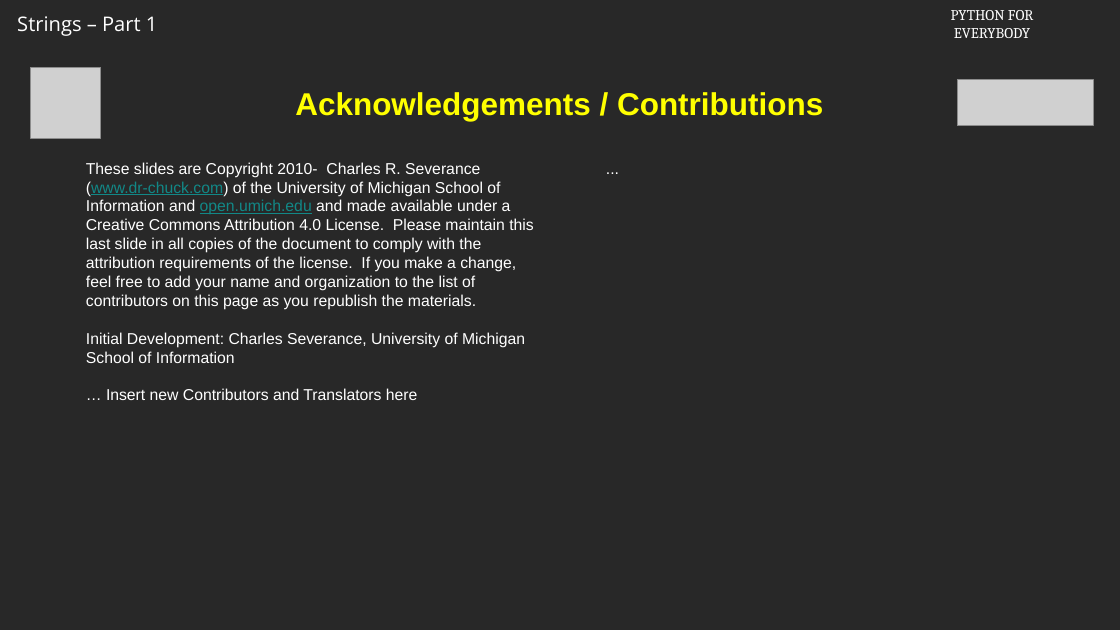
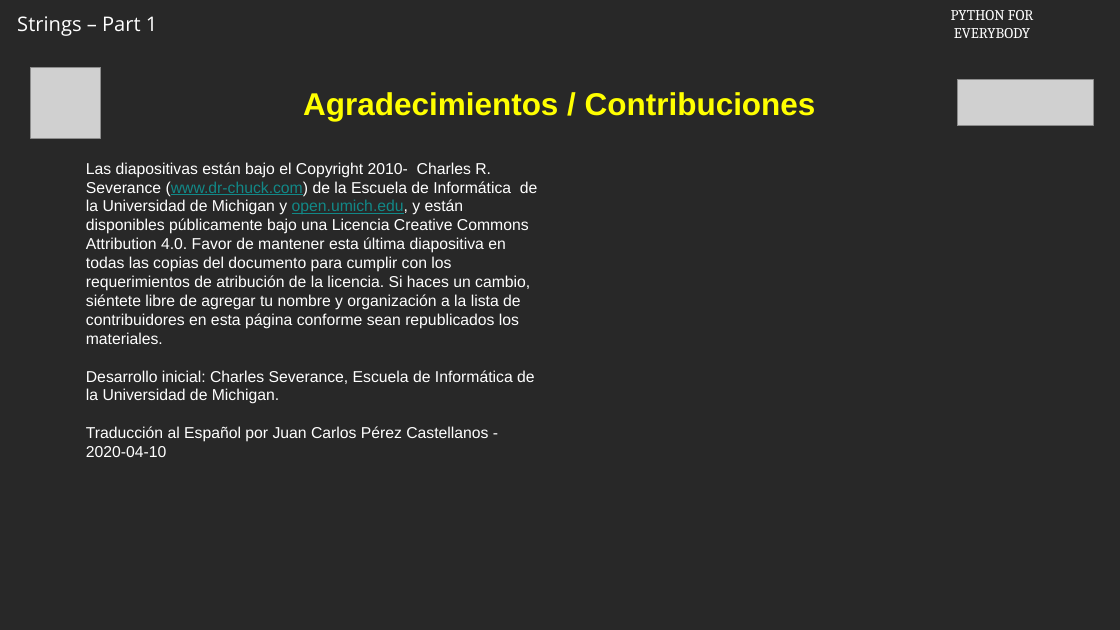
Before and after one commit to csev/py4e, a slide deck: slide 18 of ai/6.1.pptx. Drawn at 1120x630 pixels with LibreOffice and Linux fonts; fonts in the diff are those of the drawing; grey boxes stand for pictures; background and template pictures are left out. Boxes give left, top, right and bottom in pixels: in the first picture for what was removed or moved away, otherwise in the second. Text is boxed around its words. In the diff, an @@ line names an element or a change of style, - is before the commit and + after.

```diff
--- a/ai/6.1.pptx
+++ b/ai/6.1.pptx
@@ title at [303, 92, 816, 121]: text changed @@
-Acknowledgements / Contributions
+Agradecimientos / Contribuciones
@@ text at [86, 162, 538, 457]: text changed @@
-These slides are Copyright 2010- Charles R. Severance (www.dr-chuck.com) of the University of Michigan School of Information and open.umich.edu and made available under a Creative Commons Attribution 4.0 License. Please maintain this last slide in all copies of the document to comply with the attribution requirements of the license. If you make a change, feel free to add your name and organization to the list of contributors on this page as you republish the materials.
-Initial Development: Charles Severance, University of Michigan School of Information
-… Insert new Contributors and Translators here
+Las diapositivas están bajo el Copyright 2010- Charles R. Severance (www.dr-chuck.com) de la Escuela de Informática de la Universidad de Michigan y open.umich.edu, y están disponibles públicamente bajo una Licencia Creative Commons Attribution 4.0. Favor de mantener esta última diapositiva en todas las copias del documento para cumplir con los requerimientos de atribución de la licencia. Si haces un cambio, siéntete libre de agregar tu nombre y organización a la lista de contribuidores en esta página conforme sean republicados los materiales.
+Desarrollo inicial: Charles Severance, Escuela de Informática de la Universidad de Michigan.
+Traducción al Español por Juan Carlos Pérez Castellanos - 2020-04-10
@@ text removed at [600, 152, 1068, 544] @@
-...
```
Also in this commit, not shown: 16 other slides changed, 1 slide added, 1 slide removed.
